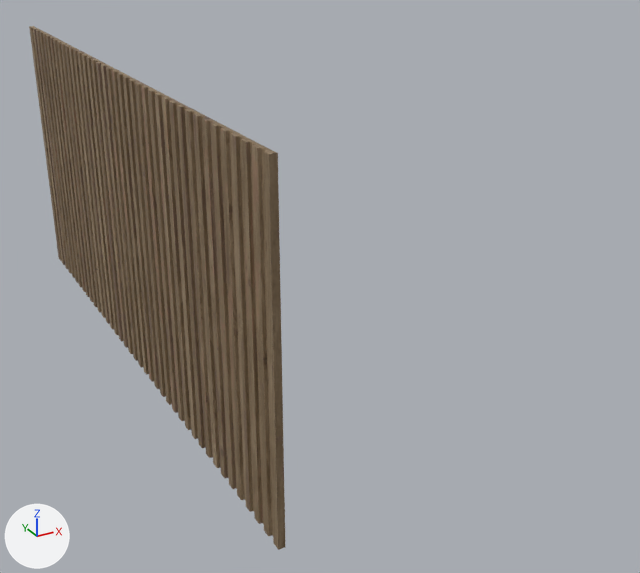
The glTF model client/public/models/rackFlowersDefoult6.gltf, before and after one commit.
The view is the same before and after, from a camera (50 mm lens) standing at (-5.67, -8.68, 4.6) and looking at (-0.78, 0.22, 0.15). Every picture has the same lights, and +X, +Y and +Z are marked at lower left. Vertices at the same position are counted once.

Names of what the first picture shows: 'rackFlowersDefoult6'.
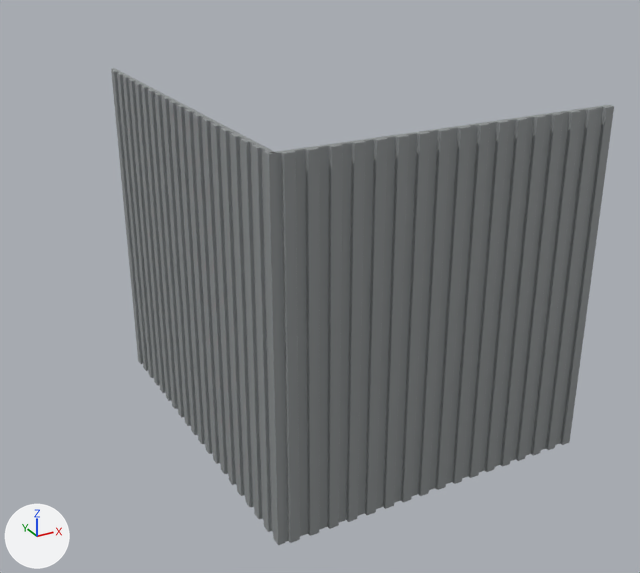
What changed in the scene script:
```text
Change mat_rackflowersdefoult6:
    remove mat_rackflowersdefoult6.texture = img_three
    add mat_rackflowersdefoult6.base_color = (0.266, 0.283, 0.287)  # grey #8d9192
Change me_cube_006:
    used by ob_rackflowersdefoult6; location = (0.0, 0.0, 0.0)
    remove me_cube_006.from_pydata(...)  # 12036 vertices, 24082 faces; spans x -2.97..-2.89, y -2.99..4.93, z -0.71..2.89
    add me_cube_006.from_pydata(...)  # 11200 vertices, 22406 faces; spans x -2.97..0.45, y -3.02..1.01, z -0.66..2.89
    me_cube_006 part 1: a new loose piece of 5120 vertices spanning x -2.96..0.45, y -3.02..-2.95, z -0.66..2.89, in mat_rackflowersdefoult6 (grey #8d9192)
    me_cube_006 part 2: 8996 vertices removed from x -2.97..-2.89, y -2.99..4.93, z -0.71..2.89; 3040 vertices added at x -2.97..-2.89, y -2.99..1.01, z -0.66..-0.65
```

Boxes (x1, y1, x2, y2) around the edits, measured in the pictures (640 x 573 px):
'rackFlowersDefoult6', surface changed, reshaped (brown to grey, 96% wider, 9% shorter): before (29, 26, 285, 550); after (111, 68, 614, 545)
part 1 of me_cube_006, added: after (268, 105, 614, 543)
part 2 of me_cube_006, cut back: before (29, 26, 285, 550); after (111, 69, 285, 545)
